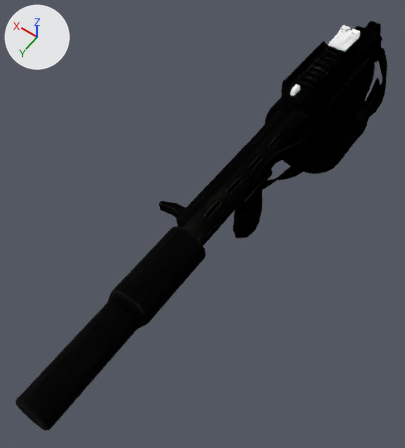
The Blender file model work folder/sg/street sweeper/street sweeper.blend, before and after one commit.
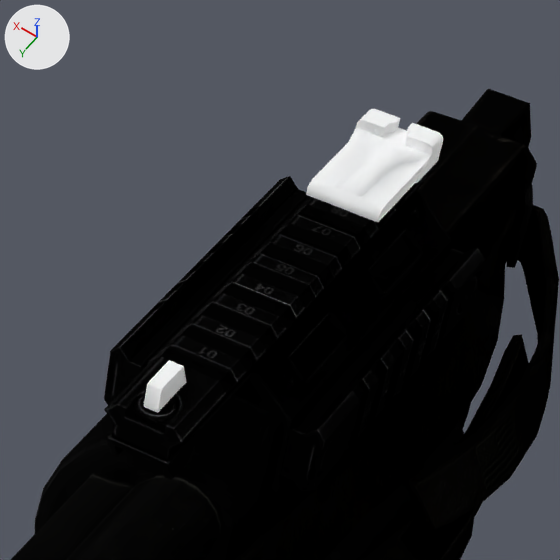
Each version is shown whole from a 50 mm lens placed at (-0.218, 0.687, 0.536), pointed at (0.023, 0.349, 0.006), then close up on the part from 63% to 96% of the width and 0% to 29% of the height. Lighting does not change. The marker at upper left points along +X, +Y and +Z.

Names of what the first close-up shows: 'front_sight', 'rear_sight', 'striker', 'striker_barrel', 'striker_scope_mount'.
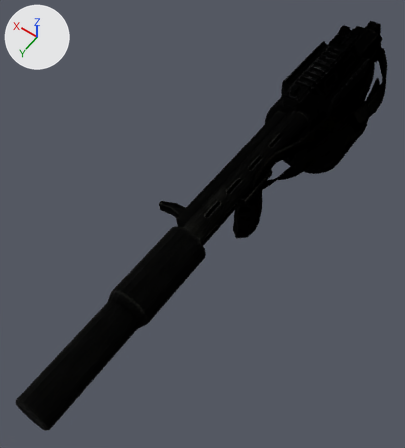
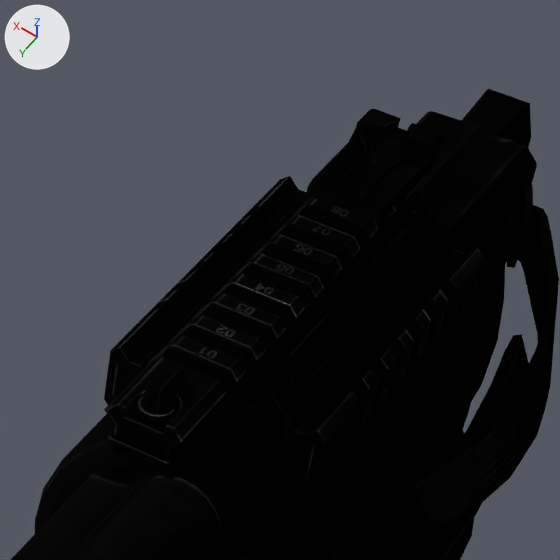
The change, as a diff of the scene's bpy script:
```diff
--- a/model work folder/sg/street sweeper/street sweeper.blend.py
+++ b/model work folder/sg/street sweeper/street sweeper.blend.py
@@ img_rear_df_png @@
+img_rear_df_png = load_image('rear_df.png', 'textures/rear_df.png', 256, 256, 'sRGB')
@@ img_rear_nm_png @@
+img_rear_nm_png = load_image('rear_nm.png', 'textures/rear_nm.png', 256, 256, 'sRGB')
@@ img_front_df_png @@
+img_front_df_png = load_image('front_df.png', 'textures/front_df.png', 256, 256, 'sRGB')
@@ img_front_nm_png @@
+img_front_nm_png = load_image('front_nm.png', 'textures/front_nm.png', 256, 256, 'sRGB')
@@ mat_rear_sight @@
+mat_rear_sight = bpy.data.materials.new('rear_sight')
+# uses the picture img_rear_df_png
+# uses the picture img_rear_nm_png
@@ mat_front_sight @@
+mat_front_sight = bpy.data.materials.new('front_sight')
+# uses the picture img_front_df_png
+# uses the picture img_front_nm_png
@@ me_1435679087755544251 @@
 me_1435679087755544251.from_pydata(...)  # 78 vertices, 54 faces; spans x -0.0082..0.0082, y -0.0105..0.0054, z 0.0001..0.0134
-me_1435679087755544251.materials.append(mat_5993579137267787577)  # white #ffffff
+me_1435679087755544251.materials.append(mat_front_sight)
@@ me_11705159475384392506 @@
 me_11705159475384392506.from_pydata(...)  # 274 vertices, 216 faces; spans x -0.0125..0.0124, y -0.2539..-0.2154, z 0.0644..0.0801
-me_11705159475384392506.materials.append(mat_8499382364300486179)  # white #ffffff
+me_11705159475384392506.materials.append(mat_rear_sight)
```

Where the change shows, as pixel boxes (x1, y1, x2, y2) in the close-ups (560 x 560 px):
'rear_sight', recoloured (white to black): (306, 109, 443, 222) in both
'front_sight', recoloured (white to black): (144, 360, 187, 413) in both
